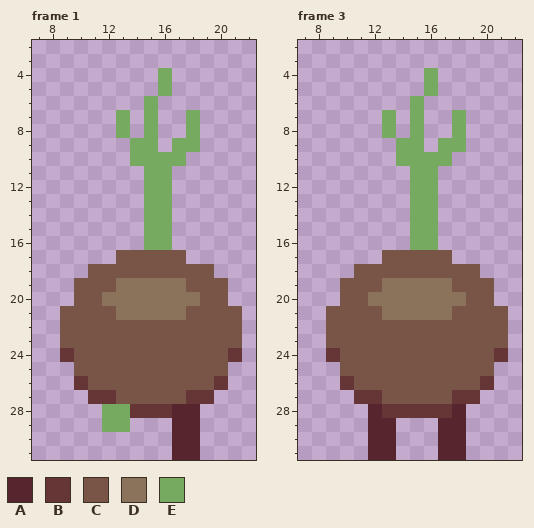
One commit to this pixel-art file: Assets/Art/Characters/Enemy/Coconut/Special/Ase_Coconut_Special_Up.aseprite. Above: the version before the commit.
32x32 pixels, 5 frames. Shown: frame 1: x 7..22, y 2..31; frame 3: x 7..22, y 2..31. The commit also changed other frames, which this record leaves out.
Visible layers, top first: "Leaf", "Face", "Body".
Palette (. is transparent): A #57252e  B #663535  C #795548  D #8a725b  E #75aa60
Pixels before, frame 1, first column x 9:
 4 .......E.....
 5 .......E.....
 6 ......E......
 7 ....E.E..E...
 8 ....E.E..E...
 9 .....EE.EE...
10 .....EEEE....
11 ......EE.....
12 ......EE.....
13 ......EE.....
14 ......EE.....
15 ......EE.....
16 ......EE.....
17 ....CCCCC....
18 ..CCCCCCCCC..
19 .CCCDDDDDCCC.
20 .CCDDDDDDDCC.
21 CCCCDDDDDCCCC
22 CCCCCCCCCCCCC
23 CCCCCCCCCCCCC
24 BCCCCCCCCCCCB
25 .CCCCCCCCCCC.
26 .BCCCCCCCCCB.
27 ..BBCCCCCBB..
28 ...EEBBBAA...
29 ...EE...AA...
30 ........AA...
31 ........AA...
Pixels before, frame 3, first column x 9:
 4 .......E.....
 5 .......E.....
 6 ......E......
 7 ....E.E..E...
 8 ....E.E..E...
 9 .....EE.EE...
10 .....EEEE....
11 ......EE.....
12 ......EE.....
13 ......EE.....
14 ......EE.....
15 ......EE.....
16 ......EE.....
17 ....CCCCC....
18 ..CCCCCCCCC..
19 .CCCDDDDDCCC.
20 .CCDDDDDDDCC.
21 CCCCDDDDDCCCC
22 CCCCCCCCCCCCC
23 CCCCCCCCCCCCC
24 BCCCCCCCCCCCB
25 .CCCCCCCCCCC.
26 .BCCCCCCCCCB.
27 ..BBCCCCCBB..
28 ...ABBBBBA...
29 ...AA...AA...
30 ...AA...AA...
31 ...AA...AA...
The result:
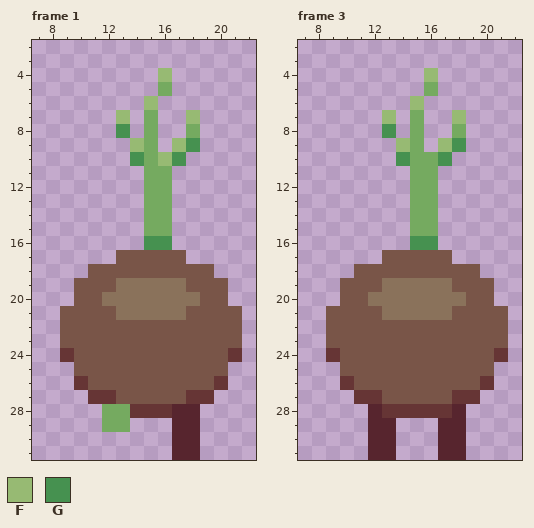
Colours new in this view: F #97ba73  G #469150
Edits made:
Changed rows in their new state; - is an unchanged pixel.
Frame 1, layer "Leaf":
first column x 13:
 4 ---F--
 6 --F---
 7 F----F
 8 G-----
 9 -F--FG
10 -G-FG-
first column x 15:
16 GG
Frame 3, layer "Leaf":
first column x 13:
 4 ---F--
 6 --F---
 7 F----F
 8 G-----
 9 -F--FG
10 -G--G-
first column x 15:
16 GG
Changed places in both pictures, as pixel boxes (x1, y1, x2, y2):
changed: (116, 68, 200, 166)
changed: (144, 236, 172, 250)
changed: (382, 68, 466, 166)
changed: (410, 236, 438, 250)
